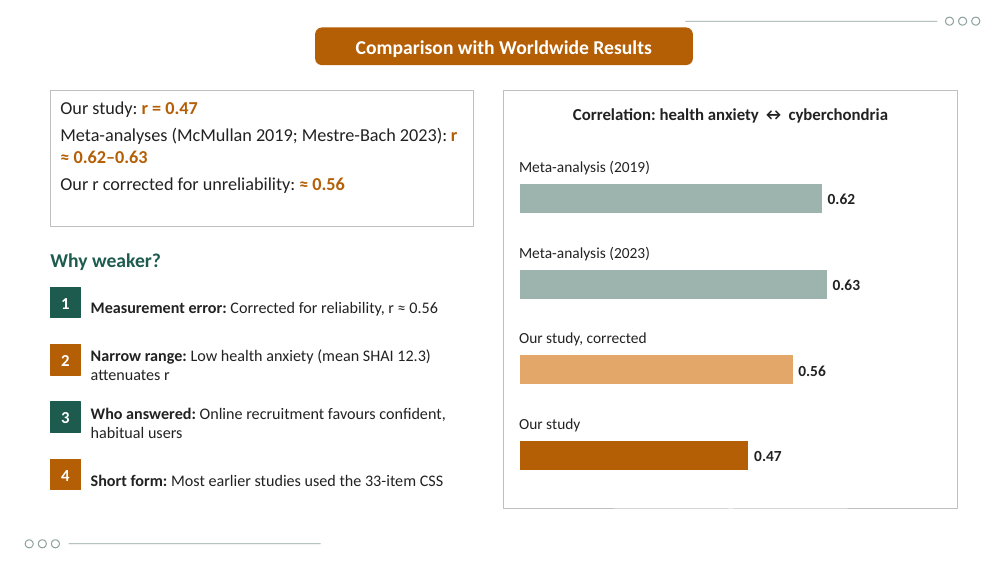
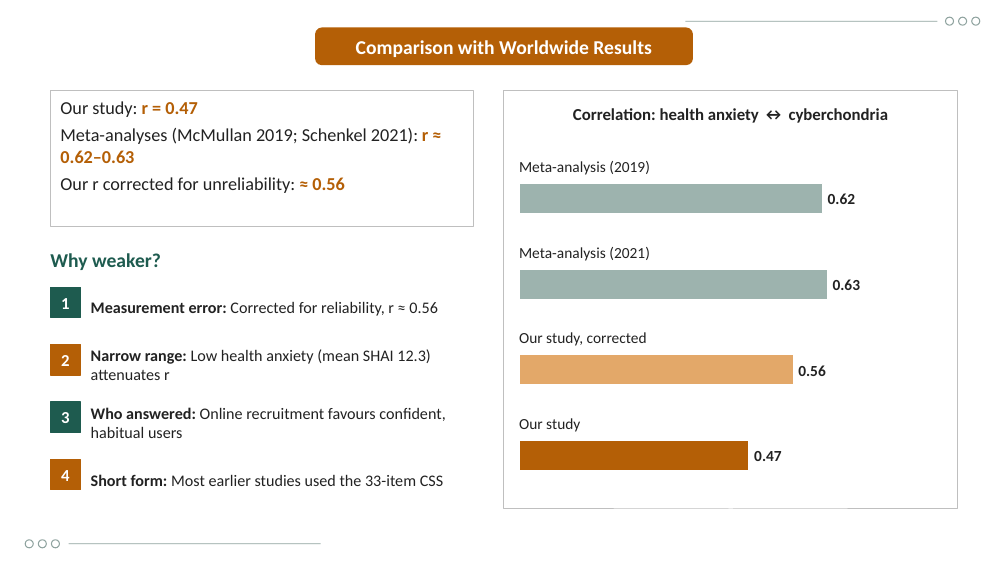
Before and after one commit to Yaseen279/History-Exam, a slide deck: slide 26 of research/output/study/Defence_Presentation_UOBCOM.pptx (slide 27 before the commit). Drawn at 1008x567 pixels with LibreOffice and Linux fonts; fonts in the diff are those of the drawing; background and template pictures are left out. Boxes give left, top, right and bottom in pixels: in the first picture for what was removed or moved away, otherwise in the second. Text is boxed around its words. In the diff, an @@ line names an element or a change of style, - is before the commit and + after.

```diff
--- a/research/output/study/Defence_Presentation_UOBCOM.pptx
+++ b/research/output/study/Defence_Presentation_UOBCOM.pptx
@@ text at (60, 128, 428, 163): text changed @@
-Meta-analyses (McMullan 2019; Mestre-Bach 2023): r ≈ 0.62–0.63
+Meta-analyses (McMullan 2019; Schenkel 2021): r ≈ 0.62–0.63
@@ text at (519, 247, 650, 261): text changed @@
-Meta-analysis (2023)
+Meta-analysis (2021)
```
Also in this commit, not shown: 3 other slides changed, 1 slide removed, 23 other files.
